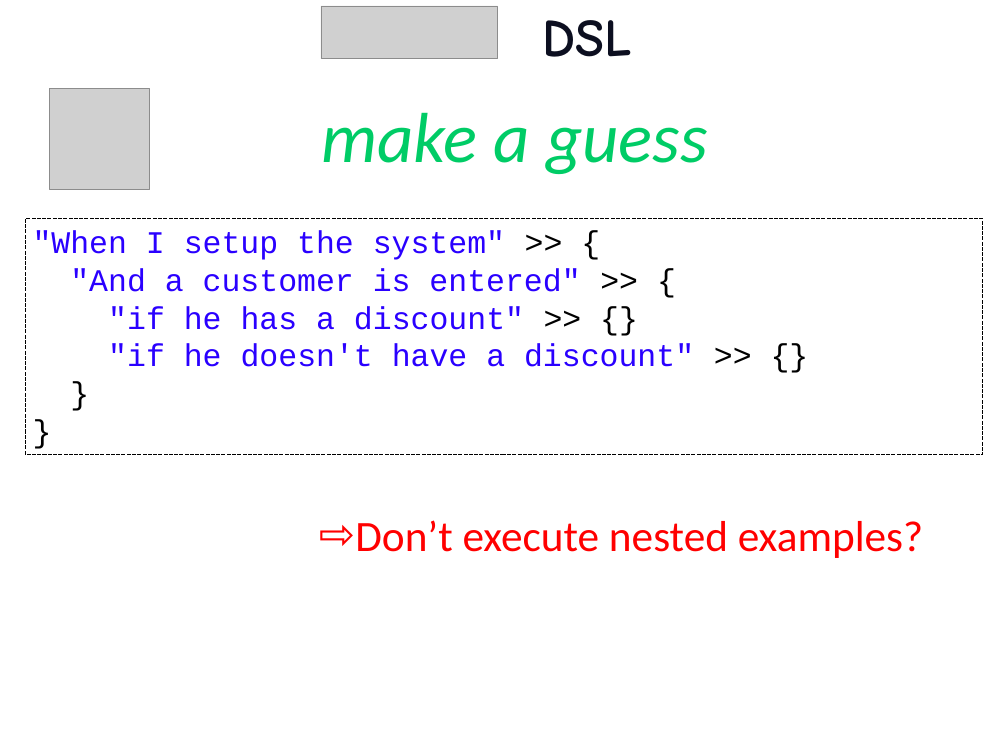
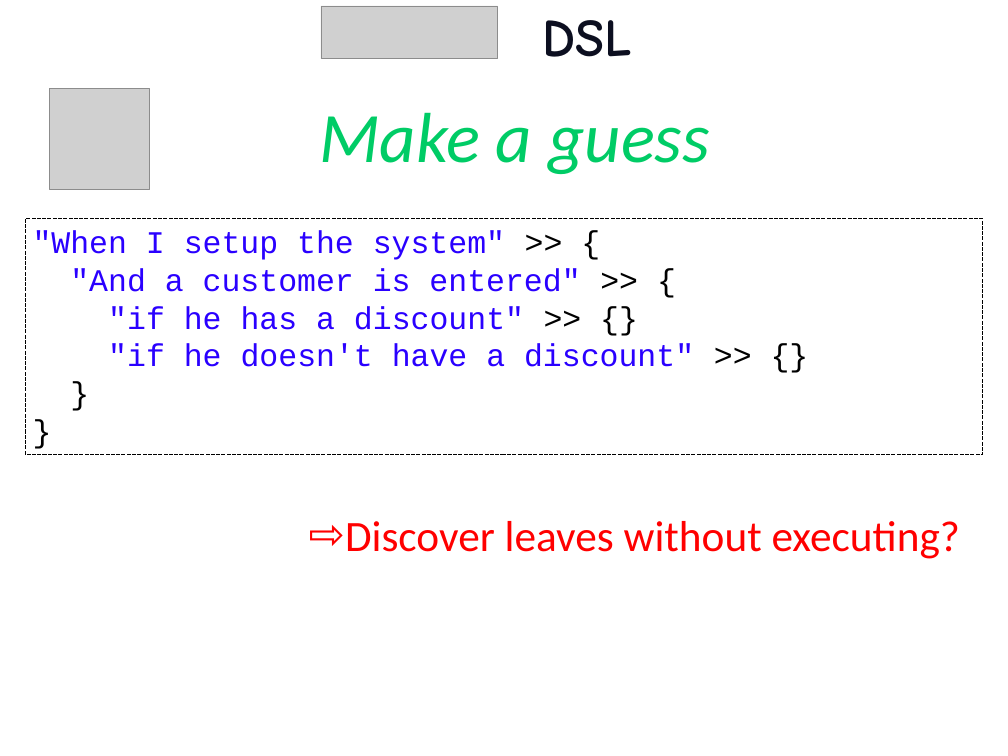
Before and after one commit to etorreborre/oscon-2010, a slide deck: slide 52 of src/main/resources/oscon_2010_specs.pptx (slide 53 before the commit). Drawn at 1008x756 pixels with LibreOffice and Linux fonts; fonts in the diff are those of the drawing; grey boxes stand for pictures; background and template pictures are left out. Boxes give left, top, right and bottom in pixels: in the first picture for what was removed or moved away, otherwise in the second. Text is boxed around its words. In the diff, an @@ line names an element or a change of style, - is before the commit and + after.

```diff
--- a/src/main/resources/oscon_2010_specs.pptx
+++ b/src/main/resources/oscon_2010_specs.pptx
@@ text at bbox=[319, 112, 710, 174]: text changed @@
-make a guess
+Make a guess
@@ text at bbox=[345, 521, 960, 559]: text changed @@
-⇨ Don’t execute nested examples?
+⇨ Discover leaves without executing?
```
Also in this commit, not shown: 13 other slides changed, 1 slide added.
